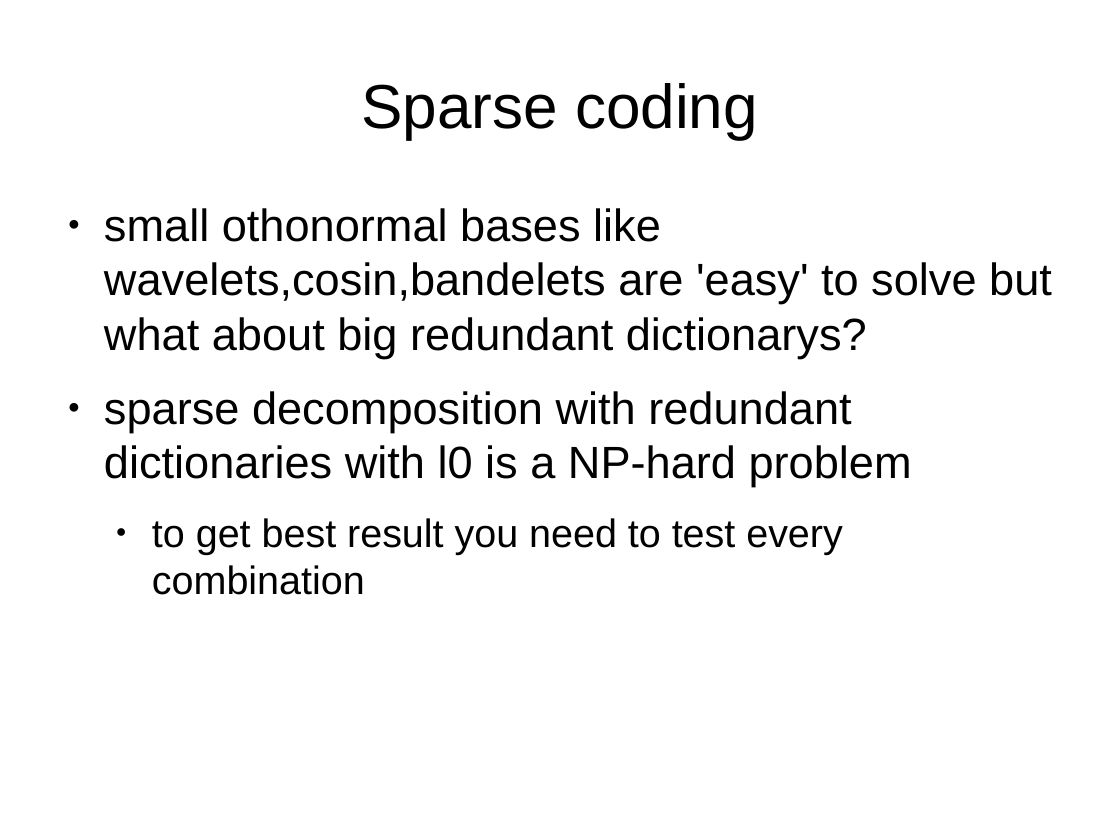
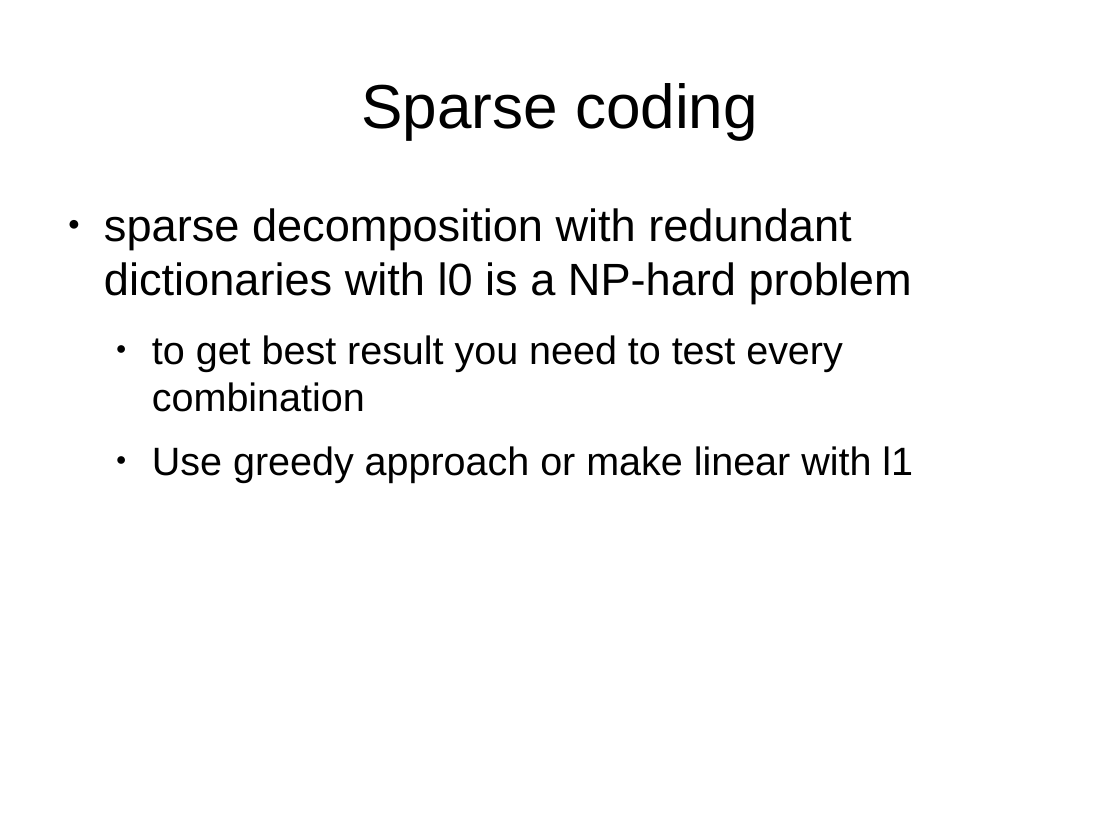
Before and after one commit to Sebu/sprs, a slide deck: slide 8 of progress_report/progress_report.odp (slide 9 before the commit). Drawn at 1120x840 pixels with LibreOffice and Linux fonts; fonts in the diff are those of the drawing. Boxes give left, top, right and bottom in pixels: in the first picture for what was removed or moved away, otherwise in the second. Text is boxed around its words. In the diff, an @@ line names an element or a change of style, - is before the commit and + after.

```diff
--- a/progress_report/progress_report.odp
+++ b/progress_report/progress_report.odp
@@ text at (104,208,1052,358): paragraph removed @@
-● small othonormal bases like wavelets,cosin,bandelets are 'easy' to solve but what about big redundant dictionarys?
@@ text at (152,446,913,483): paragraph added @@
+  ● Use greedy approach or make linear with l1
```
Also in this commit, not shown: 9 other slides changed, 2 slides added, 2 slides removed, 11 other files.
